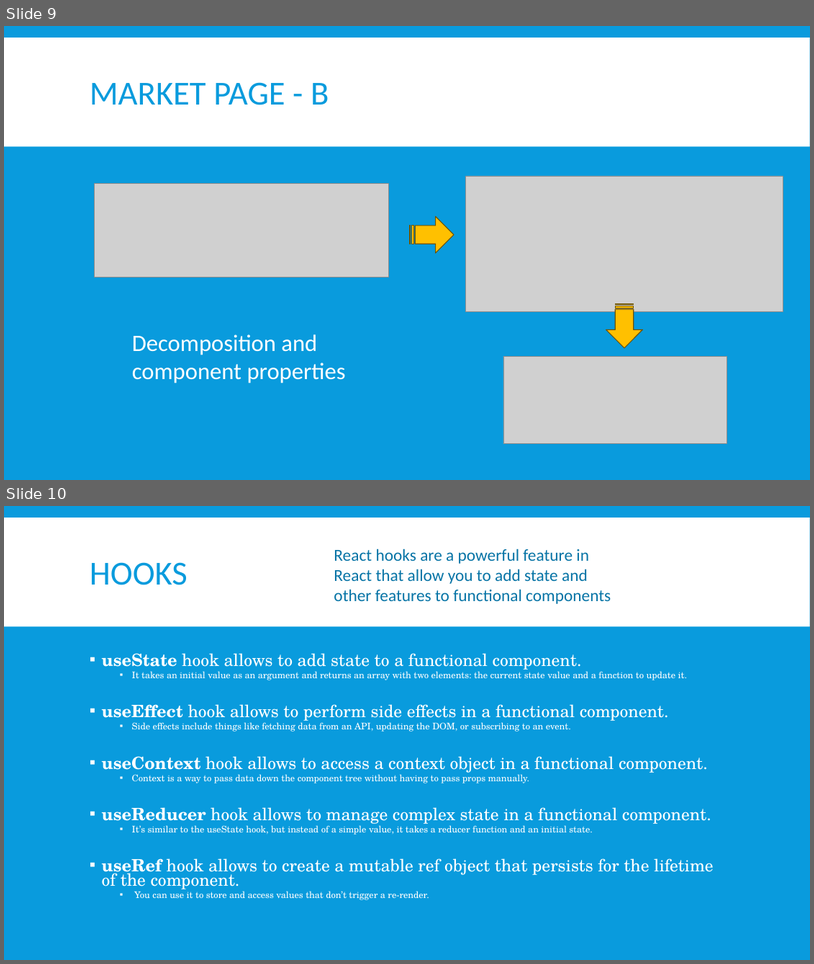
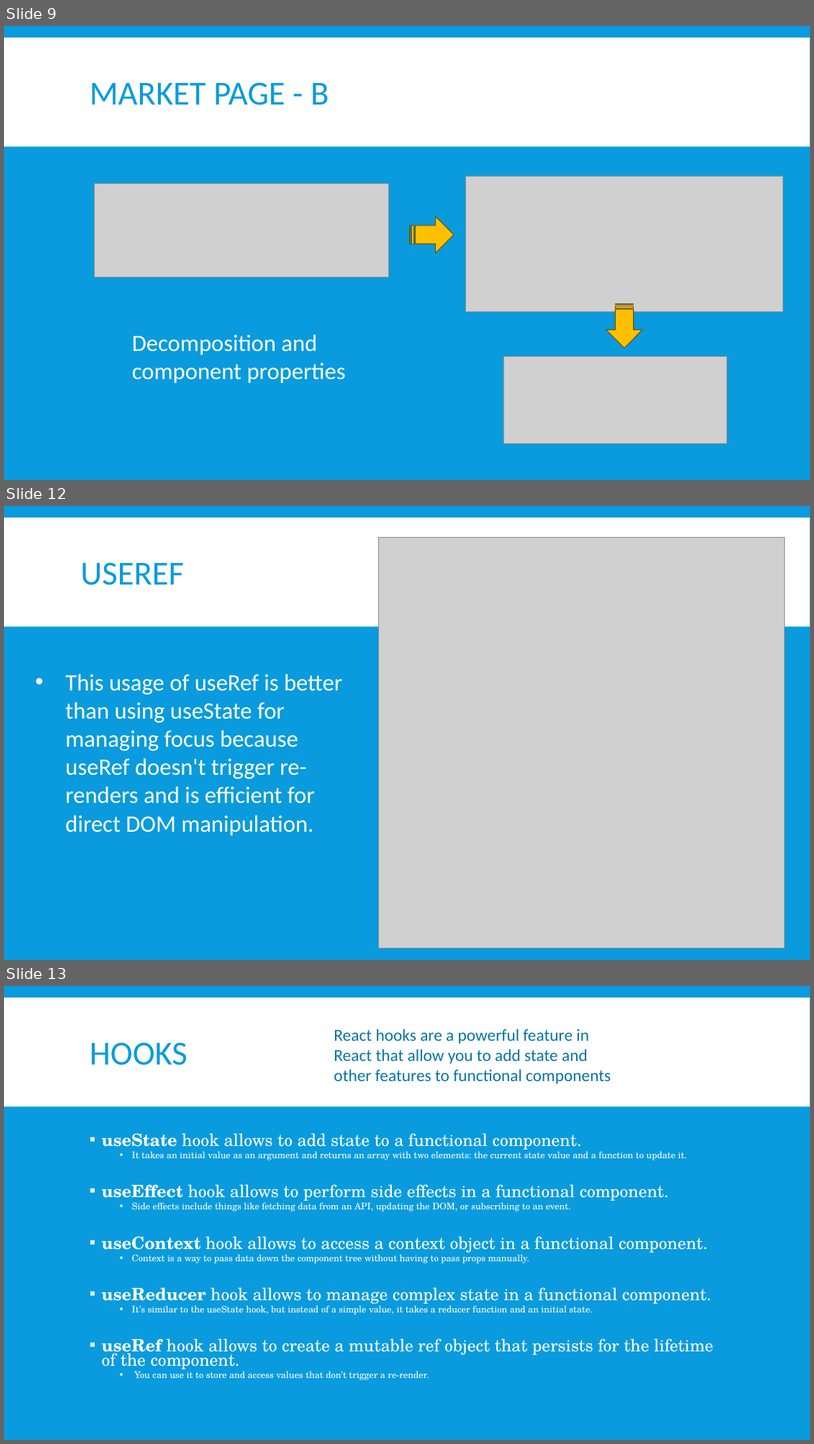
Before and after one commit to alexvirtech/preact-and-hooks, a slide deck: preact-tw.pptx. Shown one above the other, each under a label of ours: slides 9 and 10 before the commit, slides 9, 12 and 13 after it; the slides between them are not shown. The pictures are 814x964 and 814x1444 pixels, drawn with LibreOffice and Linux fonts; fonts in the diff are those of the drawing; grey boxes stand for pictures. Boxes give left, top, right and bottom in pixels: in the first picture for what was removed or moved away, otherwise in the second. Text is boxed around its words. In the diff, an @@ line names an element or a change of style, - is before the commit and + after.

```diff
--- a/preact-tw.pptx
+++ b/preact-tw.pptx
@@ slide 12 added at <box>4,506,810,960</box>, background #099BDD; not listed: 1 template element that a slide beside it also shows @@
@@ picture added at <box>378,538,785,948</box> @@
@@ title added at <box>80,562,184,585</box>, 40 pt, text #099BDD @@
+USEREF
@@ text added at <box>65,674,342,836</box>, 28 pt, text #FFFFFF @@
+• This usage of useRef is better than using useState for managing focus because useRef doesn't trigger re-renders and is efficient for direct DOM manipulation.
@@ what was slide 10 is now slide 13 @@
```
Also in this commit, not shown: 2 slides changed, 1 other slide added, 4 slides removed, 8 other files.
